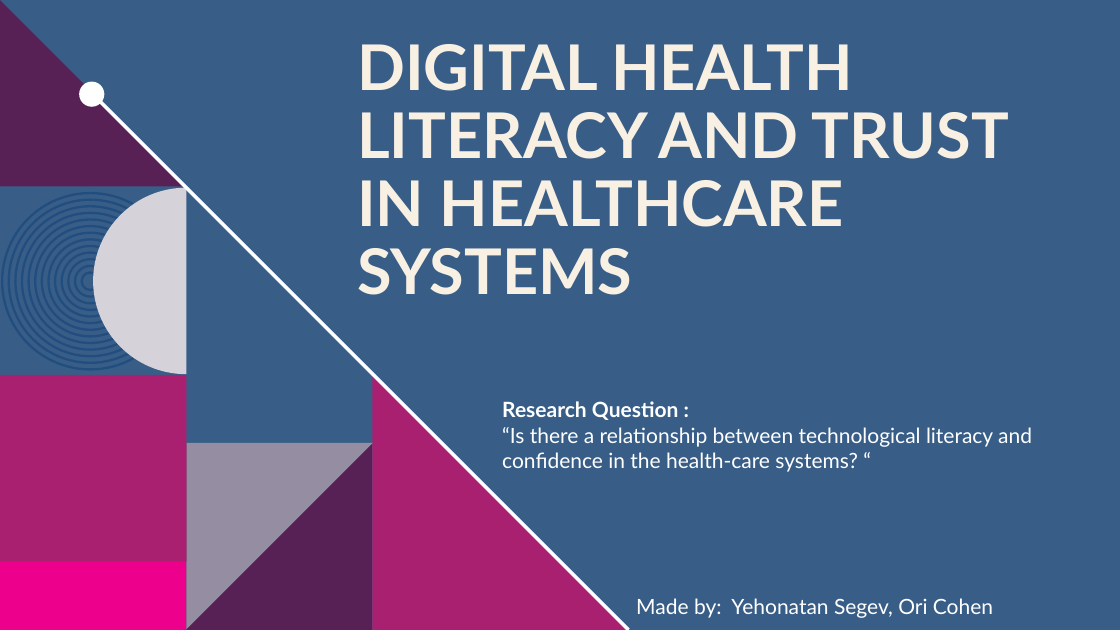
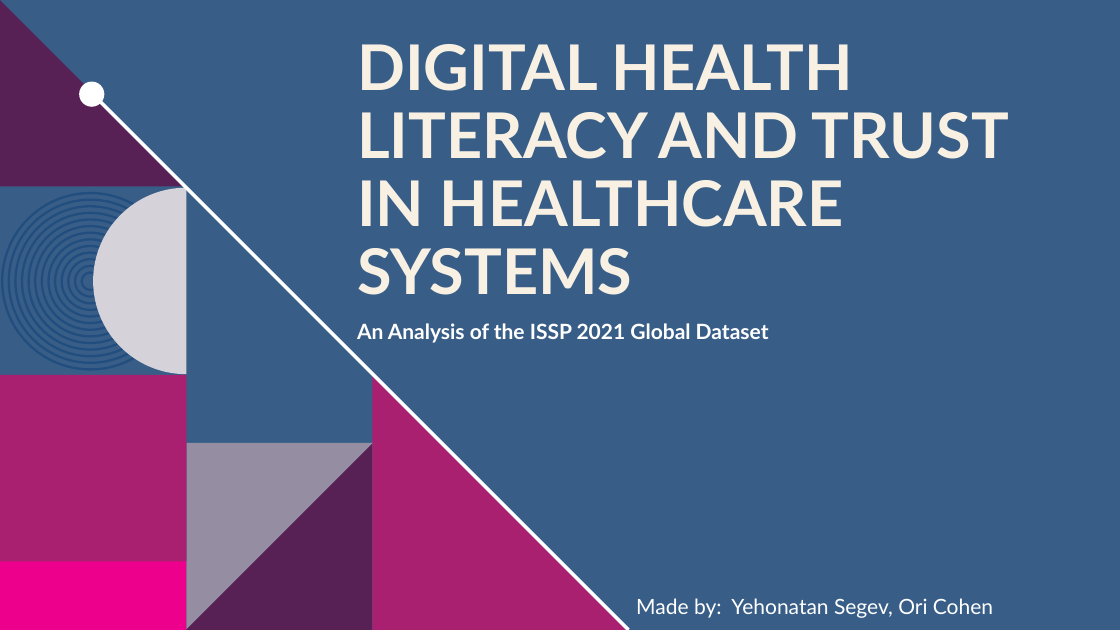
Before and after one commit to yonatanzxc123/ISSP-Health-Data-Analysis, a slide deck: slide 1 of Digital Health Literacy and Trust in Healthcare Systems.pptx. Drawn at 1120x630 pixels with LibreOffice and Linux fonts; fonts in the diff are those of the drawing; background and template pictures are left out. Boxes give left, top, right and bottom in pixels: in the first picture for what was removed or moved away, otherwise in the second. Text is boxed around its words. In the diff, an @@ line names an element or a change of style, - is before the commit and + after.

```diff
--- a/Digital Health Literacy and Trust in Healthcare Systems.pptx
+++ b/Digital Health Literacy and Trust in Healthcare Systems.pptx
@@ text at bbox=[357, 323, 769, 343]: text changed; bold on @@
-Research Question :
-“Is there a relationship between technological literacy and confidence in the health-care systems? “
+An Analysis of the ISSP 2021 Global Dataset
```
Also in this commit, not shown: 8 slides added, 4 slides removed, 1 other file.
